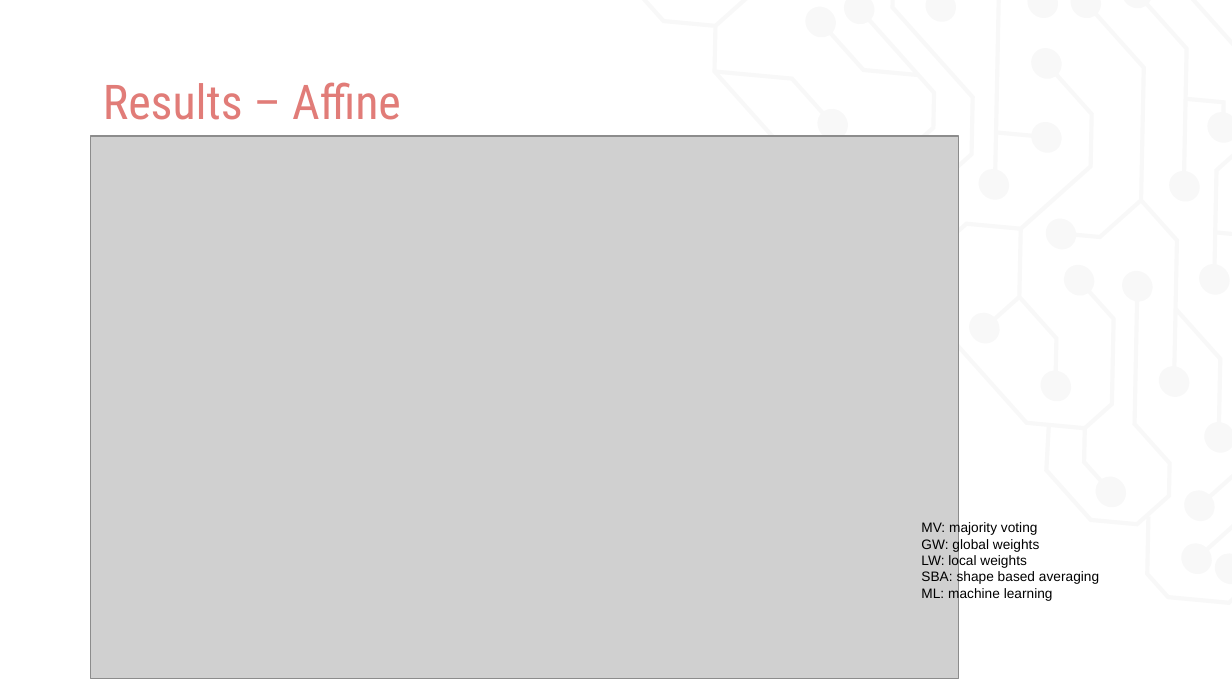
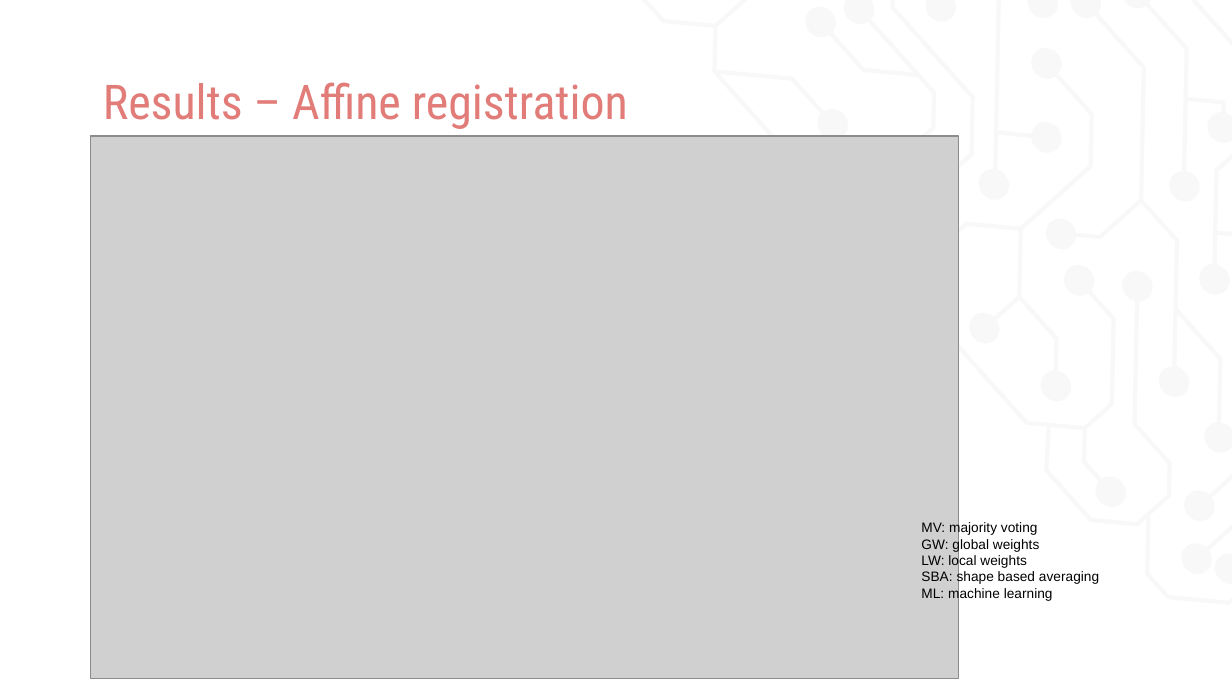
Before and after one commit to uro1012/MIALab, a slide deck: slide 8 of presentation/Presentation.pptx. Drawn at 1232x693 pixels with LibreOffice and Linux fonts; fonts in the diff are those of the drawing; grey boxes stand for pictures. Boxes give left, top, right and bottom in pixels: in the first picture for what was removed or moved away, otherwise in the second. Text is boxed around its words. In the diff, an @@ line names an element or a change of style, - is before the commit and + after.

```diff
--- a/presentation/Presentation.pptx
+++ b/presentation/Presentation.pptx
@@ title at <box>103,82,628,129</box>: text changed @@
-Results – Affine
+Results – Affine registration
```
Also in this commit, not shown: 2 other slides changed, 1 slide added.
